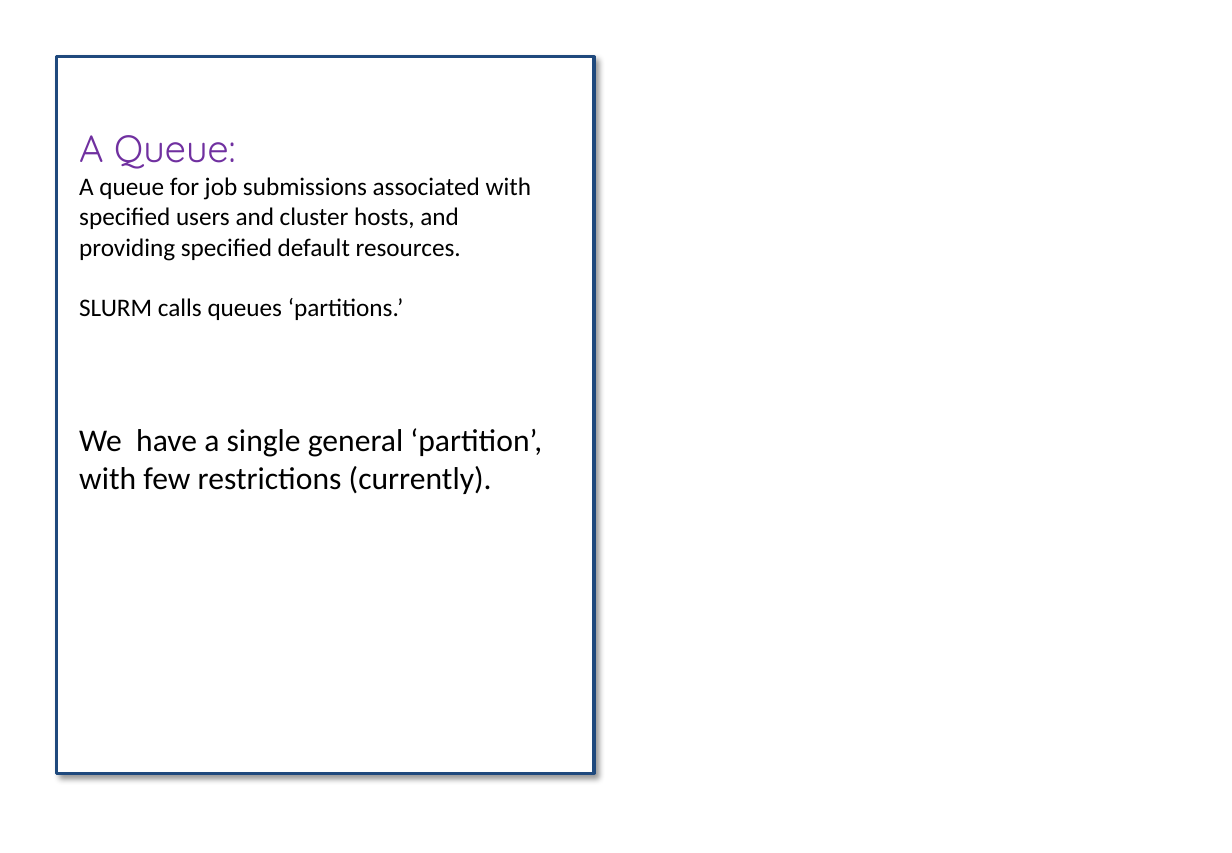
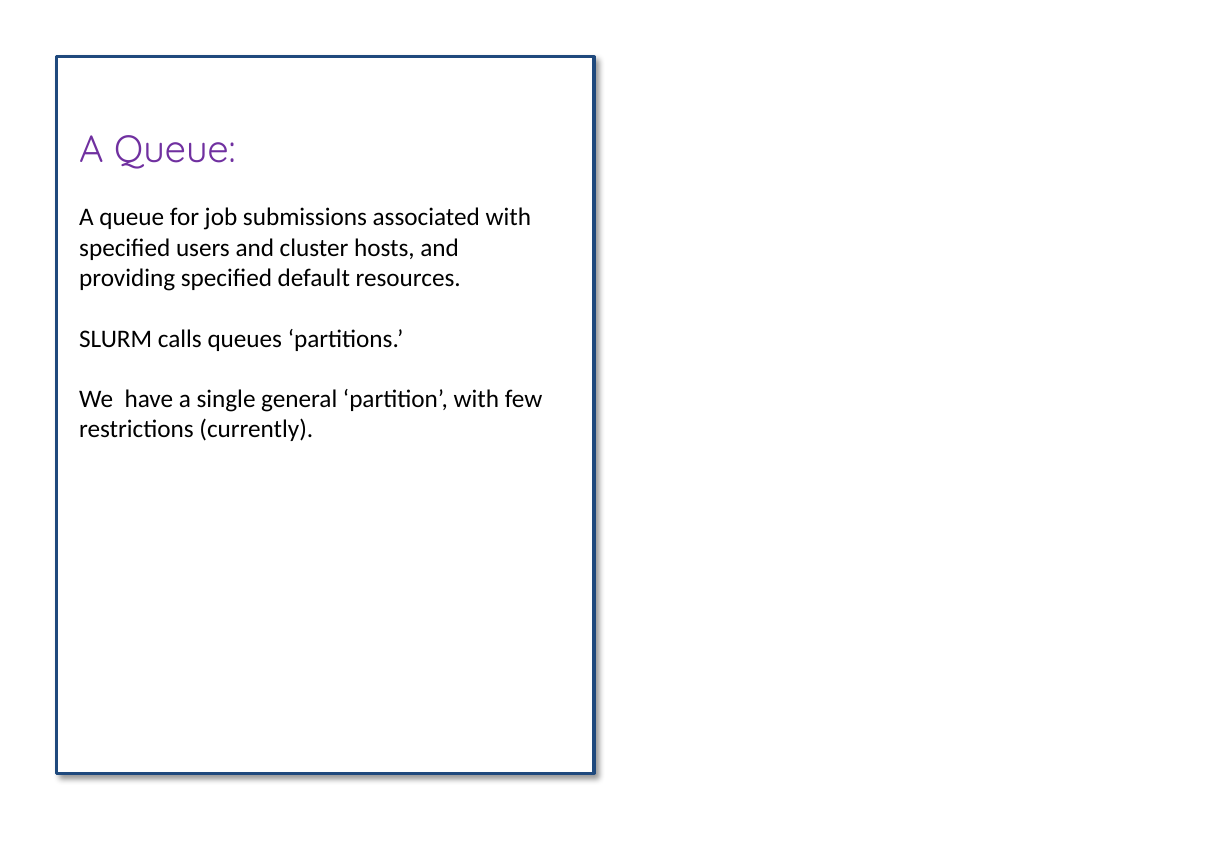
Before and after one commit to bioinformatics-core-shared-training/hpc, a slide deck: slide 6 of CRUK-cluster-introduction-II.pptx. Drawn at 1232x853 pixels with LibreOffice and Linux fonts; fonts in the diff are those of the drawing. Boxes give left, top, right and bottom in pixels: in the first picture for what was removed or moved away, otherwise in the second. Text is boxed around its words. In the diff, an @@ line names an element or a change of style, - is before the commit and + after.

```diff
--- a/CRUK-cluster-introduction-II.pptx
+++ b/CRUK-cluster-introduction-II.pptx
@@ text in rectangle at box(79, 389, 542, 441): size 20 to 16 pt in "We have a single general ‘partition’, with ..." @@
```
Also in this commit, not shown: 6 other slides changed, 4 slides added, 1 other file.
